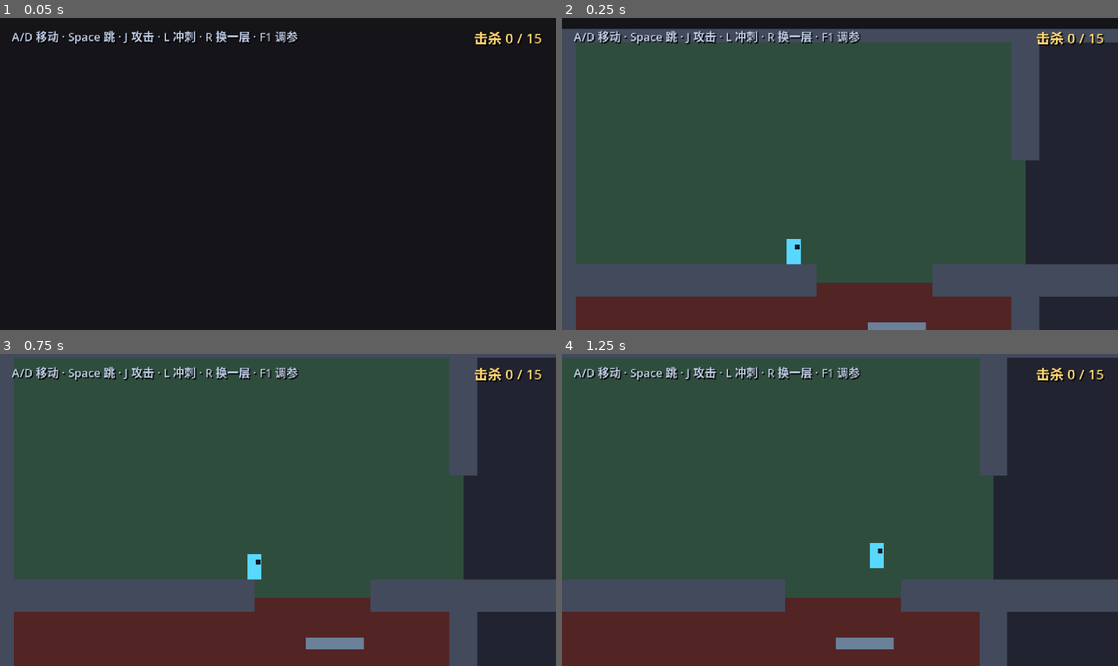
Above: before the commit, frames 1-4 (two rows, left to right).
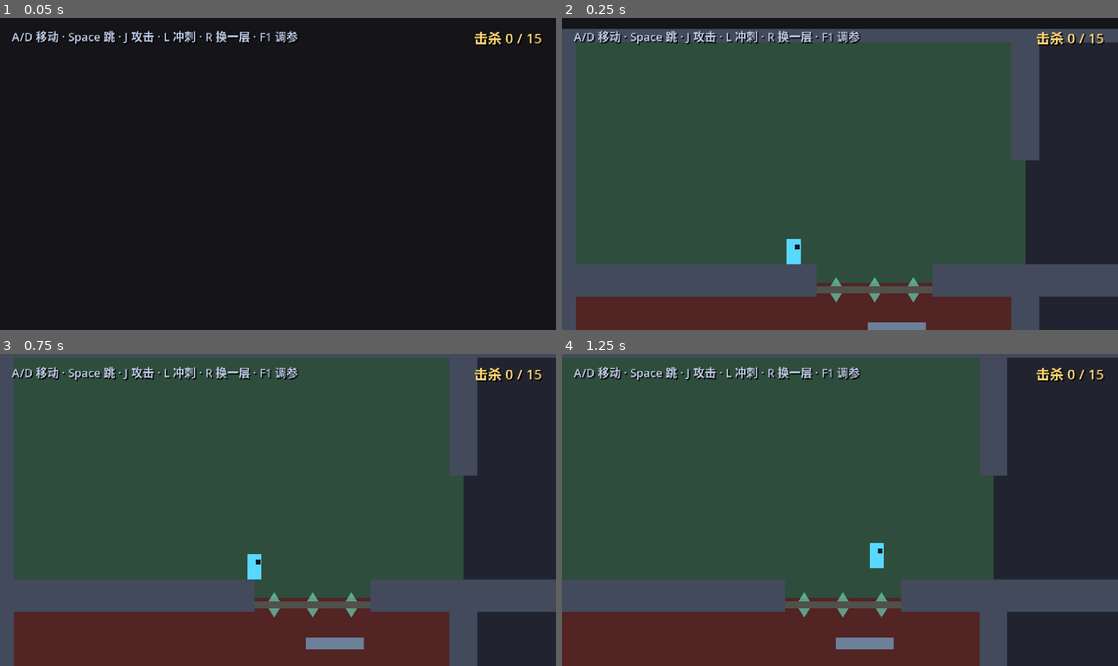
Above: after the commit, the same moments.

Repository: Palard-Lancelot/Palard-ZMD
Game: Godot game, scene res://scenes/world/generated_level.tscn
Two runs of this game, one before a commit and one after it. Both use one fixed random seed, a clock stepped at 60 frames per second and the inputs below. This scene is started directly instead of the project's main scene.
Inputs:
- Up to frame 1 (0.05 s): no input
- Up to frame 2 (0.25 s): no input
- Up to frame 3 (0.75 s): tap Enter at 0.5 s; hold D (move_right) from 0.53 s (still down); tap J (attack) at 0.6 s
- Up to frame 4 (1.25 s): keep holding D (move_right); tap Space (jump) at 0.77 s

Frame 1 is identical in both runs. In frame 2, 0.7% of the frame differs, in the area x 45-67%, y 83-92%; in frame 3, 0.7%; in frame 4, 0.7%, in the area x 40-61%, y 76-85%.

Commit message:
feat(levelgen): 竖井通道可视化 —— 双向菱形标记
用户反馈"我要跳到上一层去"，但截图显示：通道就在头顶，玩家却找不到。

问题不是"跳不上去"（垂直攀爬测试 7/7 已经证明能爬），
而是**看不到洞在哪** —— 洞只是墙的缺口，在深色背景里几乎不可见。

新增 _add_gap_marker：
  · 青色横带标出整条竖井宽度
  · 三个菱形标记（上下三角对顶）=「上下贯通」，无方向歧义
  · z_index = -1，在背景之上、墙之下

为什么用双向菱形而不是单向箭头：
  同一条边界，从上面看是"往下掉的口"，从下面看是"往上爬的口"。
  只画单向箭头会让另一边的人困惑 —— 实测把↑画在地板上非常误导。

为什么每条边界只画一次：
  上层地板和下层天花板是同一条边界，两边都画会出现两组重叠箭头。
  统一由 _build_ceiling（下层房间的天花板）画一次。

这是本任务第 4 次修改，前三次分别是：
  1. 实心台阶 → 撞头（改单向碰撞）
  2. 4 级台阶余量 2.6px → 跳不到（改 6 级 / 余量 13.6px）
  3. 上下洞错位 → 爬到一半撞实心地板（洞按边界对齐 + 逐行交替）
  4. 洞不可见 → 找不到（本次：加可视化标记）

前三个是**物理不可行**，第 4 个是**信息不可见**。
两者都需要"真的看一遍画面"才能发现 —— 测试能验证前者，验证不了后者。

验证：12 套件 72/72 通过；截图确认青色竖井标记显示正常

Diff:
--- a/scripts/world/level_builder.gd
+++ b/scripts/world/level_builder.gd
@@ -154,9 +154,12 @@
 	if not has_below:
 		_add_solid(root, Vector2(origin.x + ROOM_W * 0.5, y), Vector2(ROOM_W, FLOOR_H))
 		return
-	var segs := _segments_with_gap(origin.x, ROOM_W, _down_gap_x(origin, room_row), V_SHAFT_W)
+	var gap_x := _down_gap_x(origin, room_row)
+	var segs := _segments_with_gap(origin.x, ROOM_W, gap_x, V_SHAFT_W)
 	for s in segs:
 		_add_solid(root, Vector2(s[0], y), Vector2(s[1], FLOOR_H))
+	# ⚠️ 这里**不画**通道标记：同一条边界会由下方房间的天花板再画一次，
+	#    两边都画会看到两组重叠箭头，很乱。统一由 _build_ceiling 画一次。
 
 
 ## 天花板：有上方房间时在上行洞位置开口
@@ -165,9 +168,62 @@
 	if not has_above:
 		_add_solid(root, Vector2(origin.x + ROOM_W * 0.5, y), Vector2(ROOM_W, WALL_THICK))
 		return
-	var segs := _segments_with_gap(origin.x, ROOM_W, _up_gap_x(origin, room_row), V_SHAFT_W)
+	var gap_x := _up_gap_x(origin, room_row)
+	var segs := _segments_with_gap(origin.x, ROOM_W, gap_x, V_SHAFT_W)
 	for s in segs:
 		_add_solid(root, Vector2(s[0], y), Vector2(s[1], WALL_THICK))
+	_add_gap_marker(root, Vector2(gap_x, y))
+
+
+## 通道标记：让玩家一眼看出「这里是上下贯通的竖井」。
+##
+## ⚠️ 为什么需要：洞原本只是墙的缺口，在深色背景里几乎看不出来。
+##    用户反馈"跳不上去"，实际是**找不到洞在哪**。
+##
+## ⚠️ 为什么用双向菱形而不是单向箭头：
+##    同一条边界从上面看是"往下掉的口"，从下面看是"往上爬的口"。
+##    只画单向箭头会让站在另一边的人困惑（实测把↑画在地板上很误导）。
+##    菱形（上下两个三角对顶）= "上下都通"，没有歧义。
+static func _add_gap_marker(root: Node2D, center: Vector2) -> void:
+	var w := V_SHAFT_W
+	var h := 6.0
+
+	var band := Polygon2D.new()
+	band.name = "GapMarker"
+	band.color = Color(0.30, 0.95, 0.85, 0.22)
+	band.polygon = PackedVector2Array([
+		center + Vector2(-w * 0.5, -h * 0.5),
+		center + Vector2( w * 0.5, -h * 0.5),
+		center + Vector2( w * 0.5,  h * 0.5),
+		center + Vector2(-w * 0.5,  h * 0.5),
+	])
+	band.z_index = -1
+	root.add_child(band)
+
+	# 菱形：上三角 + 下三角对顶
+	for i in 3:
+		var t: float = (float(i) + 0.5) / 3.0
+		var ax: float = center.x - w * 0.5 + w * t
+		var r := 5.0
+		var up := Polygon2D.new()
+		up.color = Color(0.45, 1.0, 0.85, 0.55)
+		up.polygon = PackedVector2Array([
+			Vector2(ax - r, center.y - 3.0),
+			Vector2(ax + r, center.y - 3.0),
+			Vector2(ax, center.y - 11.0),
+		])
+		up.z_index = -1
+		root.add_child(up)
+
+		var dn := Polygon2D.new()
+		dn.color = Color(0.45, 1.0, 0.85, 0.55)
+		dn.polygon = PackedVector2Array([
+			Vector2(ax - r, center.y + 3.0),
+			Vector2(ax + r, center.y + 3.0),
+			Vector2(ax, center.y + 11.0),
+		])
+		dn.z_index = -1
+		root.add_child(dn)
 
 
 ## 攀爬台阶：沿**上行洞**的竖直通道交错放单向平台。
